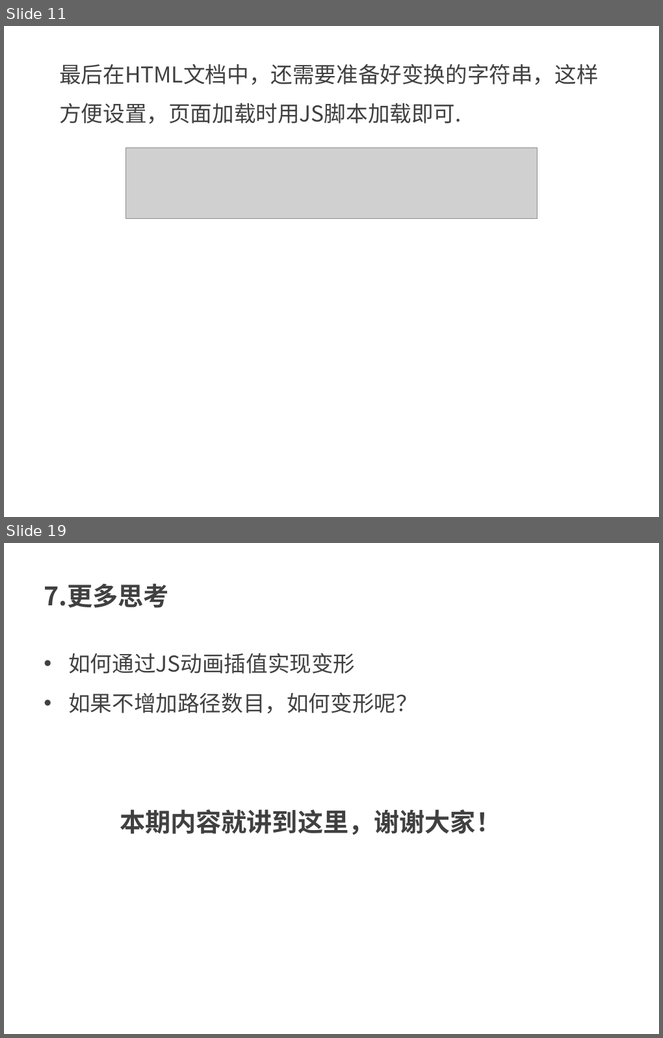
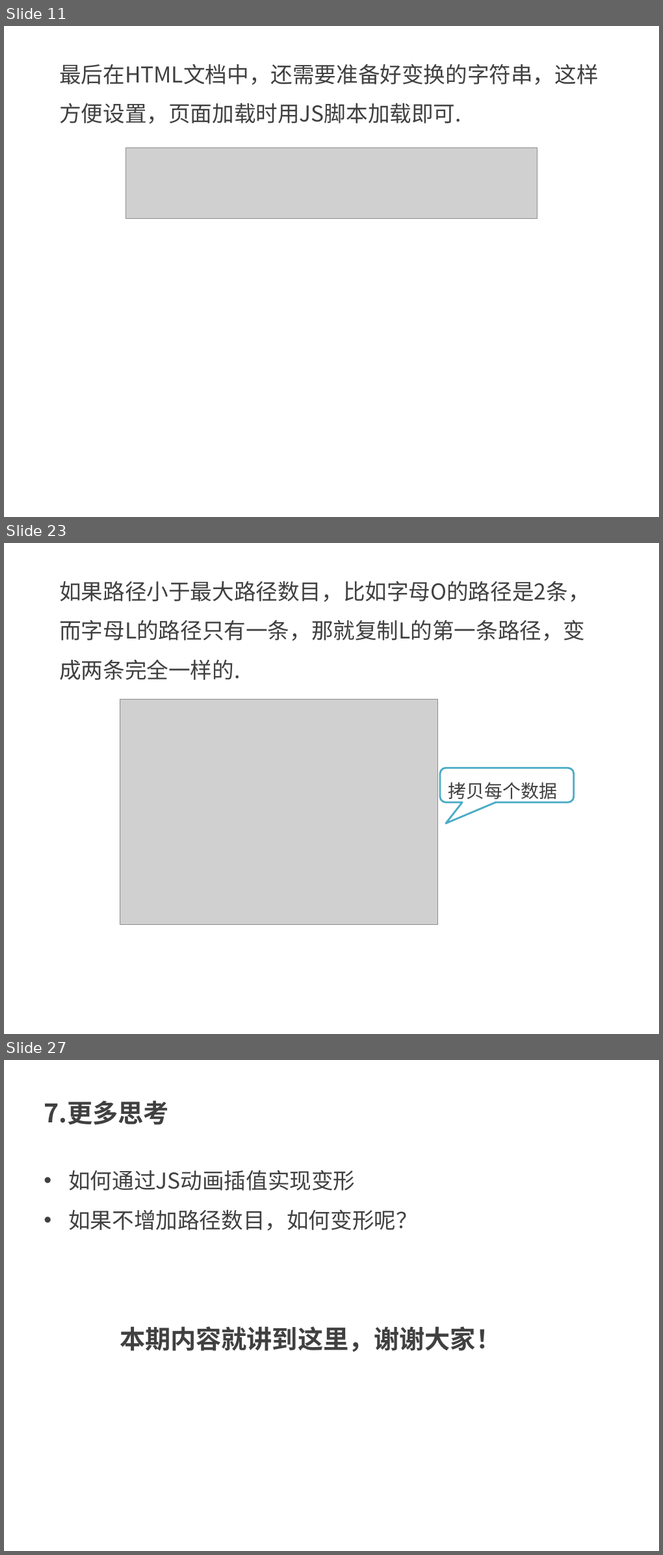
Before and after one commit to kong66/webAni, a slide deck: 21-svg-transform/21.pptx. Shown one above the other, each under a label of ours: slides 11 and 19 before the commit, slides 11, 23 and 27 after it; the slides between them are not shown. The pictures are 663x1038 and 663x1555 pixels, drawn with LibreOffice and Linux fonts; fonts in the diff are those of the drawing; grey boxes stand for pictures. Boxes give left, top, right and bottom in pixels: in the first picture for what was removed or moved away, otherwise in the second. Text is boxed around its words. In the diff, an @@ line names an element or a change of style, - is before the commit and + after.

```diff
--- a/21-svg-transform/21.pptx
+++ b/21-svg-transform/21.pptx
@@ slide 23 added at (x1=4, y1=543, x2=659, y2=1034), background #FFFFFF @@
@@ text added at (x1=59, y1=581, x2=590, y2=680), 24 pt, text #404040 @@
+如果路径小于最大路径数目，比如字母O的路径是2条，而字母L的路径只有一条，那就复制L的第一条路径，变成两条完全一样的.
@@ picture added at (x1=120, y1=700, x2=438, y2=925) @@
@@ rounded speech box added at (x1=440, y1=769, x2=574, y2=803), fill #FFFFFF, outline #4BACC6 2 pt, 20 pt, text #404040 @@
+拷贝每个数据
@@ what was slide 19 is now slide 27 @@
```
Also in this commit, not shown: 10 slides changed, 10 other slides added, 3 slides removed, 3 other files.
